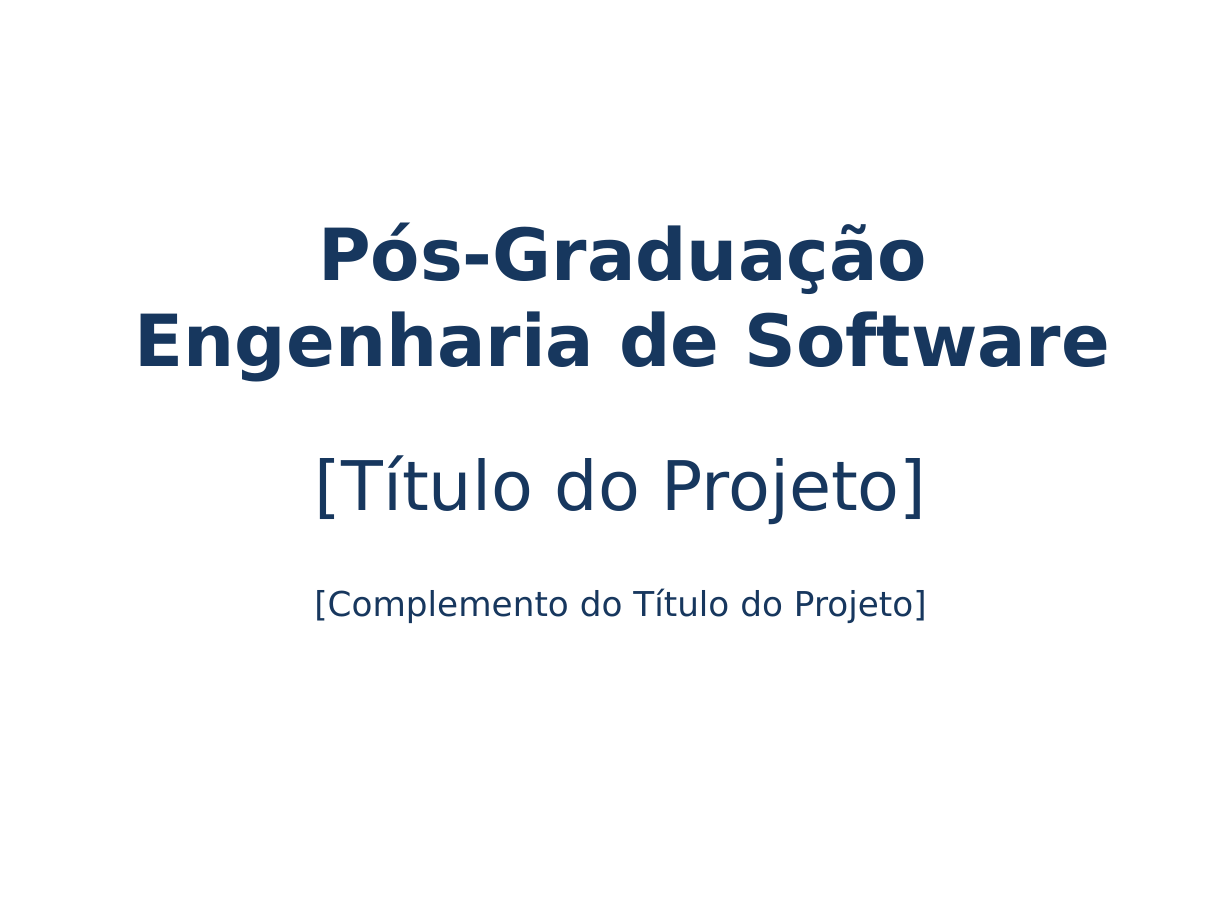
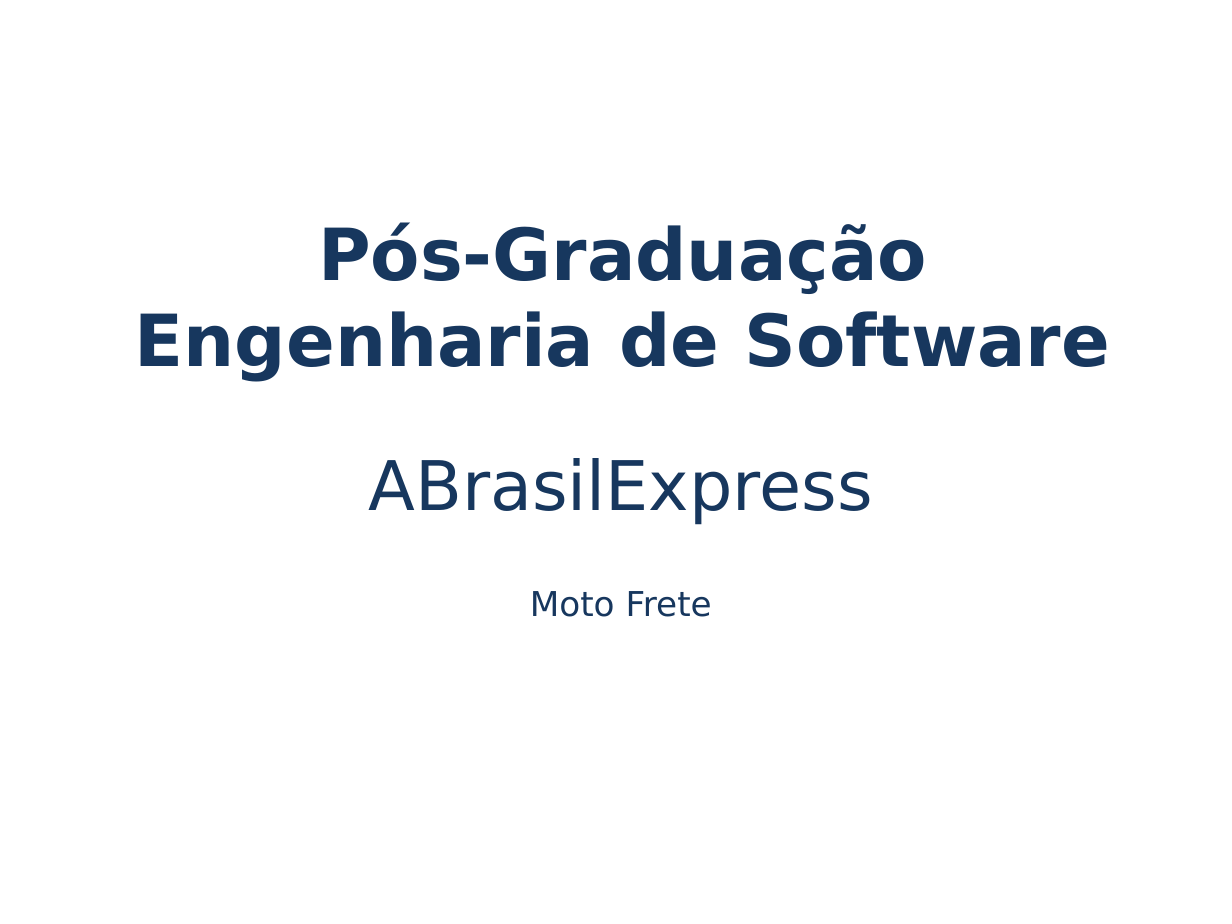
Before and after one commit to smrpuc/pos-fit-es10, a slide deck: slide 1 of Material Aulas/Metodologia de Pesquisa/FIT-TCC-Grupo04.ppt. Drawn at 1232x924 pixels with LibreOffice and Linux fonts; fonts in the diff are those of the drawing; background and template pictures are left out. Boxes give left, top, right and bottom in pixels: in the first picture for what was removed or moved away, otherwise in the second. Text is boxed around its words. In the diff, an @@ line names an element or a change of style, - is before the commit and + after.

```diff
--- a/Material Aulas/Metodologia de Pesquisa/FIT-TCC-Grupo04.ppt
+++ b/Material Aulas/Metodologia de Pesquisa/FIT-TCC-Grupo04.ppt
@@ text at [369, 458, 873, 617]: text changed; size 20 to 40 pt @@
-[Título do Projeto]
-[Complemento do Título do Projeto]
+ABrasilExpress
+Moto Frete
```
Also in this commit, not shown: 5 other slides changed.
